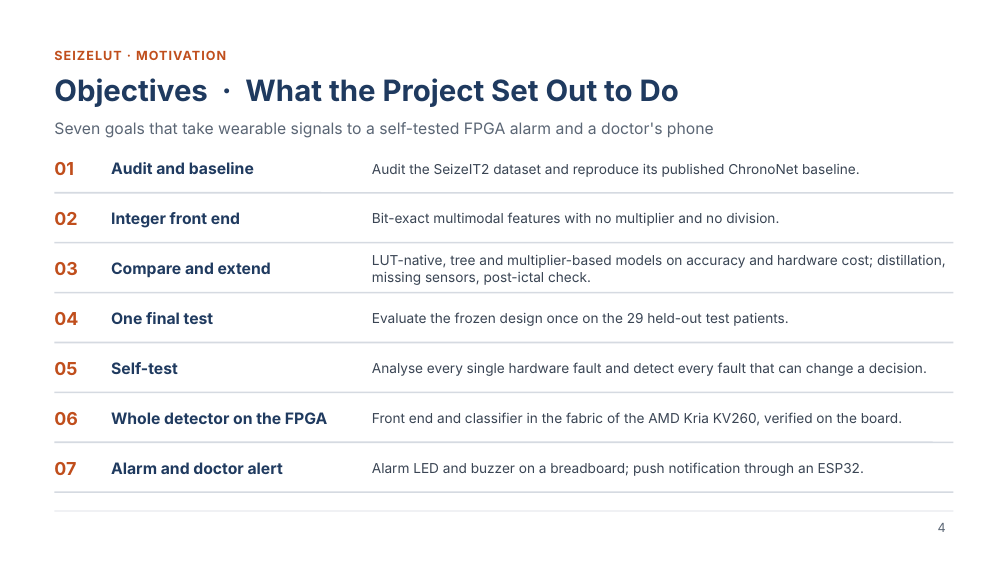
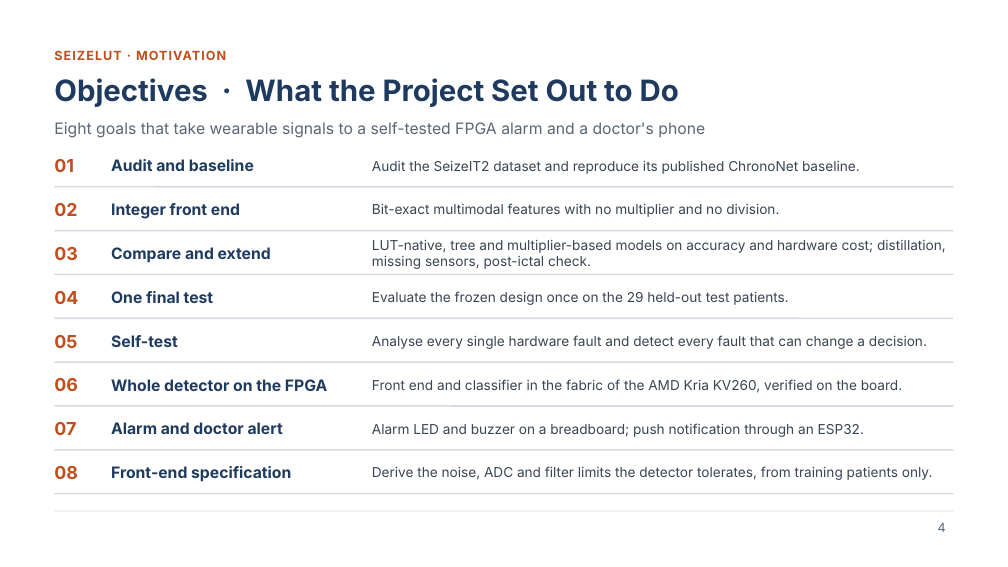
Before and after one commit to chaithr45/Final_year_proj, a slide deck: slide 4 of reports/ec418/out/SeizeLUT_EC418_Presentation.pptx. Drawn at 1008x567 pixels with LibreOffice and Linux fonts; fonts in the diff are those of the drawing. Boxes give left, top, right and bottom in pixels: in the first picture for what was removed or moved away, otherwise in the second. Text is boxed around its words. In the diff, an @@ line names an element or a change of style, - is before the commit and + after.

```diff
--- a/reports/ec418/out/SeizeLUT_EC418_Presentation.pptx
+++ b/reports/ec418/out/SeizeLUT_EC418_Presentation.pptx
@@ text at [54,122,705,138]: text changed @@
-Seven goals that take wearable signals to a self-tested FPGA alarm and a doctor's phone
+Eight goals that take wearable signals to a self-tested FPGA alarm and a doctor's phone
@@ text "02": place and size @@
-text "02" at [54,212,77,225]
+text "02" at [54,203,77,216]
@@ line moved from (54, 193) - (954, 193) to (54, 187) - (954, 187) @@
@@ text "Integer front end": place and size @@
-text "Integer front end" at [111,212,240,228]
+text "Integer front end" at [111,203,240,219]
@@ text "Bit-exact multimodal features with no ...": place and size @@
-text "Bit-exact multimodal features with no ..." at [372,212,779,226]
+text "Bit-exact multimodal features with no ..." at [372,203,779,217]
@@ text "03": place and size @@
-text "03" at [54,262,78,275]
+text "03" at [54,247,78,260]
@@ line moved from (54, 243) - (954, 243) to (54, 231) - (954, 231) @@
@@ text "Compare and extend": place and size @@
-text "Compare and extend" at [111,262,271,278]
+text "Compare and extend" at [111,247,271,263]
@@ text "LUT-native, tree and multiplier-based models ...": place and size @@
-text "LUT-native, tree and multiplier-based models ..." at [372,255,946,285]
+text "LUT-native, tree and multiplier-based models ..." at [372,240,946,269]
@@ text "04": place and size @@
-text "04" at [54,312,78,325]
+text "04" at [54,291,78,304]
@@ line moved from (54, 293) - (954, 293) to (54, 274) - (954, 274) @@
@@ text "One final test": place and size @@
-text "One final test" at [111,312,214,324]
+text "One final test" at [111,291,214,303]
@@ text "Evaluate the frozen design once ...": place and size @@
-text "Evaluate the frozen design once ..." at [372,312,788,326]
+text "Evaluate the frozen design once ..." at [372,291,788,305]
@@ text "05": place and size @@
-text "05" at [54,362,77,375]
+text "05" at [54,335,77,348]
@@ line moved from (54, 343) - (954, 343) to (54, 318) - (954, 318) @@
@@ text "Self-test": place and size @@
-text "Self-test" at [111,362,178,374]
+text "Self-test" at [111,335,178,347]
@@ text "Analyse every single hardware fault ...": place and size @@
-text "Analyse every single hardware fault ..." at [372,362,927,376]
+text "Analyse every single hardware fault ..." at [372,335,927,349]
@@ text "06": place and size @@
-text "06" at [54,412,78,425]
+text "06" at [54,378,78,391]
@@ line moved from (54, 392) - (954, 392) to (54, 362) - (954, 362) @@
@@ text "Whole detector on the FPGA": place and size @@
-text "Whole detector on the FPGA" at [111,412,327,424]
+text "Whole detector on the FPGA" at [111,379,327,391]
@@ text "Front end and classifier in ...": place and size @@
-text "Front end and classifier in ..." at [372,412,902,426]
+text "Front end and classifier in ..." at [372,379,902,393]
@@ text "07": place and size @@
-text "07" at [54,462,76,475]
+text "07" at [54,422,76,435]
@@ line moved from (54, 442) - (954, 442) to (54, 406) - (954, 406) @@
@@ text "Alarm and doctor alert": place and size @@
-text "Alarm and doctor alert" at [111,462,283,474]
+text "Alarm and doctor alert" at [111,422,283,434]
@@ text "Alarm LED and buzzer on ...": place and size @@
-text "Alarm LED and buzzer on ..." at [372,462,864,476]
+text "Alarm LED and buzzer on ..." at [372,423,864,437]
@@ line moved from (54, 492) - (954, 492) to (54, 450) - (954, 450) @@
@@ text added at [54,466,78,479], 17 pt, text #C04E1C, bold @@
+08
@@ text added at [111,466,291,482], 15 pt, text #1F3A5F, bold @@
+Front-end specification
@@ text added at [372,466,933,480], 13 pt, text #3A4554 @@
+Derive the noise, ADC and filter limits the detector tolerates, from training patients only.
@@ line added from (54, 494) to (954, 494), #D5DAE1 1.5 pt @@
```
Also in this commit, not shown: 2 other slides changed, 2 slides added, 9 other files.
